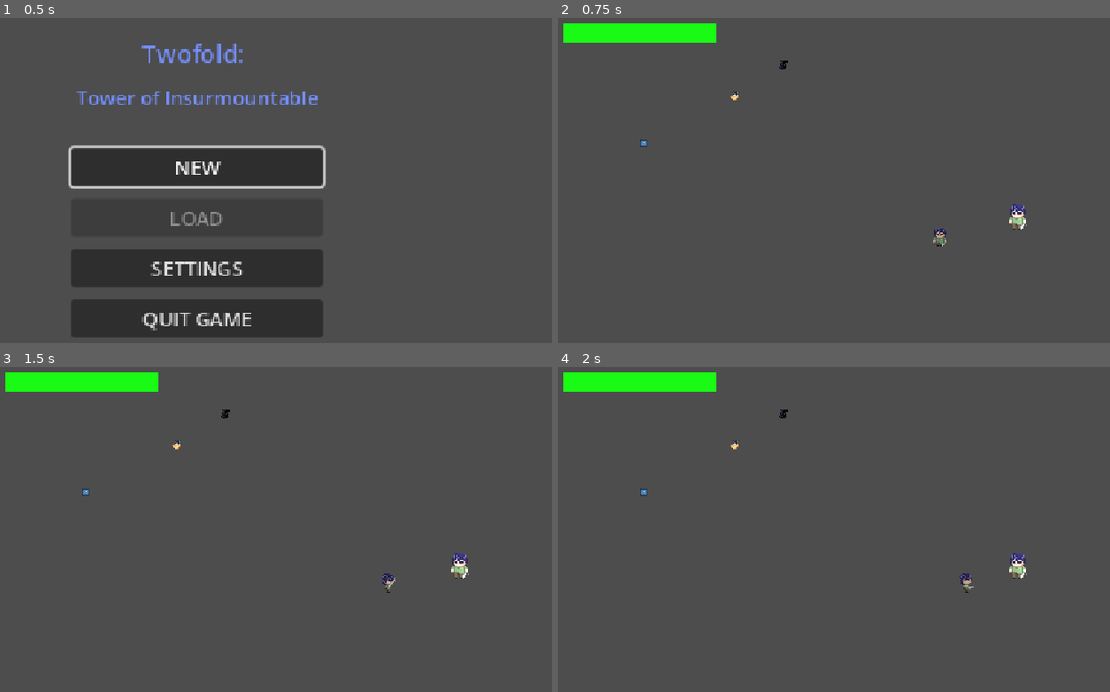
Above: before the commit, frames 1-4 (two rows, left to right).
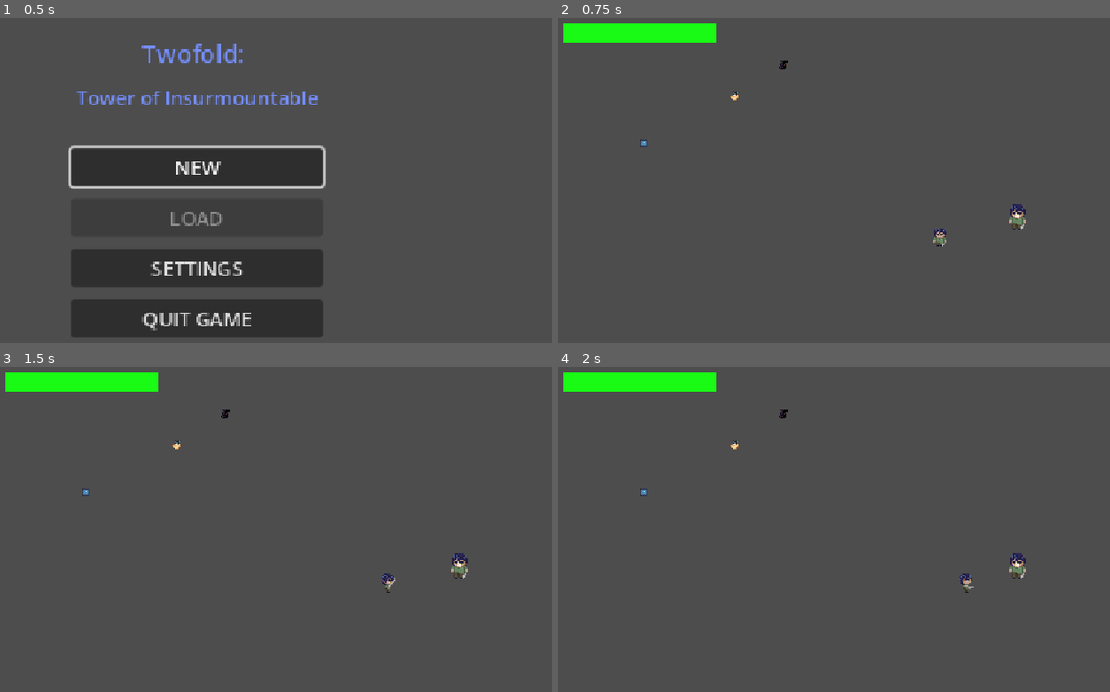
Above: after the commit, the same moments.

Repository: PisangRebus-cmyk/LELE-ZERO-PROJECT
Game: Godot game, scene res://Scene/StartMenu.tscn
Two runs of this game, one before a commit and one after it. Both use one fixed random seed, a clock stepped at 60 frames per second and the inputs below. The engine's default icon, where the game draws it, is replaced by a stand-in: a white triangle on a blue panel in a dark square.
Inputs (mouse positions are in pixels of both pictures, inside the frame that each line leads up to):
- Up to frame 1 (0.5 s): no input
- Up to frame 2 (0.75 s): click "NEW" at 0.5 s
- Up to frame 3 (1.5 s): tap Enter (ui_accept) at 1.25 s; move the mouse to (502, 526) at 1.27 s; press the mouse at (502, 526) at 1.28 s; hold D (walk_right) from 1.28 s (still down)
- Up to frame 4 (2 s): keep holding D (walk_right); tap Enter (ui_accept) at 1.52 s

Frame 1 is identical in both runs. In frame 2, 0.2% of the frame differs, in the area x 81-85%, y 57-66%; in frame 3, 0.2%; in frame 4, 0.2%.

Commit message:
feat : safezode for player1 and ghost, fix : ranged enemy
izin ngedit player 2

Diff:
--- a/lele-zero-sigma/Scene/INIBENERANCOBACOBA(punya yanal).tscn
+++ b/lele-zero-sigma/Scene/INIBENERANCOBACOBA(punya yanal).tscn
@@ -1,9 +1,14 @@
 [gd_scene format=3 uid="uid://d20efcmuc4whw"]
 
+[ext_resource type="Script" uid="uid://tsj0k3124uvn" path="res://Script/switch.gd" id="1_nt7id"]
 [ext_resource type="PackedScene" uid="uid://coki0owkgoh26" path="res://Scene/player1.tscn" id="1_x7x40"]
 [ext_resource type="PackedScene" uid="uid://bhnrmyljmvs4g" path="res://Scene/combat_area.tscn" id="2_7187a"]
+[ext_resource type="PackedScene" uid="uid://c0kwevkjs3ew8" path="res://Scene/Player2.tscn" id="4_alaio"]
+[ext_resource type="PackedScene" uid="uid://c4xcjn0hhjji2" path="res://Scene/player_safe_zone.tscn" id="5_alaio"]
+[ext_resource type="PackedScene" uid="uid://dq4n85jdo1b3w" path="res://Scene/ghost_safe_zone.tscn" id="6_4mlcu"]
 
 [node name="Node2D" type="Node2D" unique_id=1246096774]
+script = ExtResource("1_nt7id")
 
 [node name="Player1" parent="." unique_id=1157810840 instance=ExtResource("1_x7x40")]
 position = Vector2(3, 0)
@@ -13,3 +18,13 @@
 
 [node name="Combat Area" parent="." unique_id=1481000154 instance=ExtResource("2_7187a")]
 position = Vector2(208, -5)
+
+[node name="ghost" parent="." unique_id=1063273838 instance=ExtResource("4_alaio")]
+position = Vector2(-289, 57)
+light_radius = 10.0
+
+[node name="PlayerSafeZone" parent="." unique_id=804294406 instance=ExtResource("5_alaio")]
+position = Vector2(-4, -51)
+
+[node name="PlayerSafeZone2" parent="." unique_id=1726536742 instance=ExtResource("6_4mlcu")]
+position = Vector2(17, 103)
--- a/lele-zero-sigma/Scene/Prototipe.tscn
+++ b/lele-zero-sigma/Scene/Prototipe.tscn
@@ -18,6 +18,7 @@
 
 [node name="ghost" parent="." unique_id=1063273838 instance=ExtResource("4_p8bpe")]
 position = Vector2(758, 342)
+light_radius = 8.0
 
 [node name="MeleeEnemy" parent="." unique_id=997969373 instance=ExtResource("5_vgjna")]
 position = Vector2(152, 234)
--- a/lele-zero-sigma/Scene/cobacoba.tscn
+++ b/lele-zero-sigma/Scene/cobacoba.tscn
@@ -16,7 +16,8 @@
 script = ExtResource("3_r4drh")
 
 [node name="Player2" parent="." unique_id=1063273838 instance=ExtResource("4_dl7mr")]
-position = Vector2(-51, -34)
+position = Vector2(-214, -36)
+light_radius = 8.0
 
 [node name="Magician" parent="." unique_id=427896389 instance=ExtResource("5_ive0s")]
 position = Vector2(187, -83)
--- /dev/null
+++ b/lele-zero-sigma/Scene/ghost_safe_zone.tscn
@@ -0,0 +1,15 @@
+[gd_scene format=3 uid="uid://dq4n85jdo1b3w"]
+
+[ext_resource type="Script" uid="uid://jjv10qvc2rd" path="res://Script/ghost_safe_zone.gd" id="1_w788d"]
+
+[sub_resource type="RectangleShape2D" id="RectangleShape2D_uj04i"]
+
+[node name="PlayerSafeZone" type="Area2D" unique_id=804294406]
+script = ExtResource("1_w788d")
+
+[node name="CollisionShape2D" type="CollisionShape2D" parent="." unique_id=588676038]
+scale = Vector2(2, 2)
+shape = SubResource("RectangleShape2D_uj04i")
+
+[connection signal="body_entered" from="." to="." method="_on_body_entered"]
+[connection signal="body_exited" from="." to="." method="_on_body_exited"]
--- /dev/null
+++ b/lele-zero-sigma/Scene/player_safe_zone.tscn
@@ -0,0 +1,15 @@
+[gd_scene format=3 uid="uid://c4xcjn0hhjji2"]
+
+[ext_resource type="Script" uid="uid://kn164khcj0if" path="res://Script/player_safe_zone.gd" id="1_e45si"]
+
+[sub_resource type="RectangleShape2D" id="RectangleShape2D_uj04i"]
+
+[node name="GhostSafeZone" type="Area2D" unique_id=804294406]
+script = ExtResource("1_e45si")
+
+[node name="CollisionShape2D" type="CollisionShape2D" parent="." unique_id=588676038]
+scale = Vector2(2, 2)
+shape = SubResource("RectangleShape2D_uj04i")
+
+[connection signal="body_entered" from="." to="." method="_on_body_entered"]
+[connection signal="body_exited" from="." to="." method="_on_body_exited"]
--- a/lele-zero-sigma/Script/combat_area.gd
+++ b/lele-zero-sigma/Script/combat_area.gd
@@ -95,12 +95,6 @@
 func _state_finish() -> void:
 	is_combat = false
 
-
-
-
-
-
-
 #=================================================================
 func _golem_spawn(scene: PackedScene) -> Node:
 	if scene == null:
--- /dev/null
+++ b/lele-zero-sigma/Script/ghost_safe_zone.gd
@@ -0,0 +1,11 @@
+extends Area2D
+
+func _on_body_entered(body: Node2D) -> void:
+	if body.is_in_group("Ghost"):
+		if body.has_method("fill_energy"):
+			body.fill_energy(1.5)
+
+func _on_body_exited(body: Node2D) -> void:
+	if body.is_in_group("Player"):
+		if body.has_method("decay_energy"):
+			body.decay_energy()
--- a/lele-zero-sigma/Script/magician.gd
+++ b/lele-zero-sigma/Script/magician.gd
@@ -75,7 +75,7 @@
 	add_to_group("Enemy")
 	add_to_group("NoContactDamage")   # it hurts only through its hitboxes
 	health = max_health
-	stun_gauge.stunned.connect(_on_stunned)
+	#stun_gauge.stunned.connect(_on_stunned)
 
 
 func _physics_process(delta: float) -> void:
--- a/lele-zero-sigma/Script/player1.gd
+++ b/lele-zero-sigma/Script/player1.gd
@@ -1,9 +1,9 @@
 extends CharacterBody2D
 signal kidnapped
 signal died
-const DARK_LIMIT := 4.0
+
 enum State { FREE, ATTACK, DODGE, GUARD, STUN }
-const COMBO_RESET_TIME := 0.6
+
 const ATTACKS := [
 	{"damage": 10000, "stun": 4, "knockback": 150, "lunge": 60,   "shape": "arc",   "windup": 0.08, "active": 0.10, "recover": 0.14},
 	{"damage": 10, "stun": 4, "knockback": 150, "lunge": 60,   "shape": "arc",   "windup": 0.08, "active": 0.10, "recover": 0.14},
@@ -19,12 +19,13 @@
 const BLOCK_DAMAGE_FACTOR := 0.2
 const GUARD_MOVE_FACTOR := 0.3
 const GUARD_LOCKOUT := 0.4
-
+const COMBO_RESET_TIME := 0.6
 const PARRY_STUN := 12.0
 const BLOCK_STUN_FACTOR := 0.3
 const STUN_DURATION := 1.0
 
 const DIZZY_DURATION := 1.8
+const DARK_LIMIT := 4.0
 
 @export var SPEED := 100
 @export var acceleration := 2000
@@ -106,7 +107,7 @@
 		velocity = velocity.move_toward(Vector2.ZERO, acceleration * delta)
 		move_and_slide()
 		return
-
+	print(dark_time)
 	state_time += delta
 	match state:
 		State.FREE:
--- a/lele-zero-sigma/Script/player2.gd
+++ b/lele-zero-sigma/Script/player2.gd
@@ -3,13 +3,16 @@
 @export var SPEED := 100
 @export var acceleration := 2000
 @export var light_radius := 120.0
+@export var energy := 100.0
 
 @onready var light: PointLight2D = $PointLight2D
 @onready var light_area: Area2D = $LightArea
 
+const MAX_ENERGY := 100
 var is_active := true
 var facing_direction := Vector2.DOWN
-
+var energy_decay := 5.0
+var energy_fill := 0.0
 
 func _ready():
 	add_to_group("Ghost")
@@ -30,6 +33,11 @@
 	velocity.x = move_toward(velocity.x, direction.x * SPEED, acceleration * delta)
 	velocity.y = move_toward(velocity.y, direction.y * SPEED, acceleration * delta)
 	#_update_animation(direction)
+
+	energy = clampf(energy, 0, MAX_ENERGY)
+	energy += (energy_fill - energy_decay) * delta
+
+	print(energy)
 	move_and_slide()
 
 #Cahaya Ghost
@@ -51,7 +59,11 @@
 func set_active(value: bool) -> void:
 	is_active = value
 
+func fill_energy(mult) -> void:
+	energy_fill = energy_decay * mult
 
+func decay_energy() -> void:
+	energy_fill = 0
 
 
 #health (iya ga bisa metong)
--- /dev/null
+++ b/lele-zero-sigma/Script/player_safe_zone.gd
@@ -0,0 +1,13 @@
+extends Area2D
+
+
+
+func _on_body_entered(body: Node2D) -> void:
+	if body.is_in_group("Player"):
+		if body.has_method("enter_light"):
+			body.enter_light()
+
+func _on_body_exited(body: Node2D) -> void:
+	if body.is_in_group("Player"):
+		if body.has_method("exit_light"):
+			body.exit_light()
--- a/lele-zero-sigma/Script/ranged_enemy.gd
+++ b/lele-zero-sigma/Script/ranged_enemy.gd
@@ -185,18 +185,17 @@
 func _shoot_arrow() -> void:
 	if arrow_scene == null:
 		return
-	for i in arrow_shoot:
-		if not is_instance_valid(player):
-			return
-		var dir := (player.global_position - global_position).normalized()
+	arrow_shooted = 0
+	while arrow_shooted < arrow_shoot:
 		var arrow = arrow_scene.instantiate()
+		arrow.target_player = player
+		arrow.global_position = global_position
+		arrow.direction = (player.global_position-global_position).normalized()
+		arrow.rotation = (player.global_position-global_position).normalized().angle()
 		get_tree().current_scene.add_child(arrow)
-		arrow.global_position = global_position
-		arrow.direction = dir
-		arrow.rotation = dir.angle()
-		arrow.target_player = player
+
 		await get_tree().create_timer(shooting_timer).timeout
-
+		arrow_shooted += 1
 
 
 func _teleport() -> void:
Not shown, added: lele-zero-sigma/Script/ghost_safe_zone.gd.uid
Not shown, added: lele-zero-sigma/Script/player_safe_zone.gd.uid
